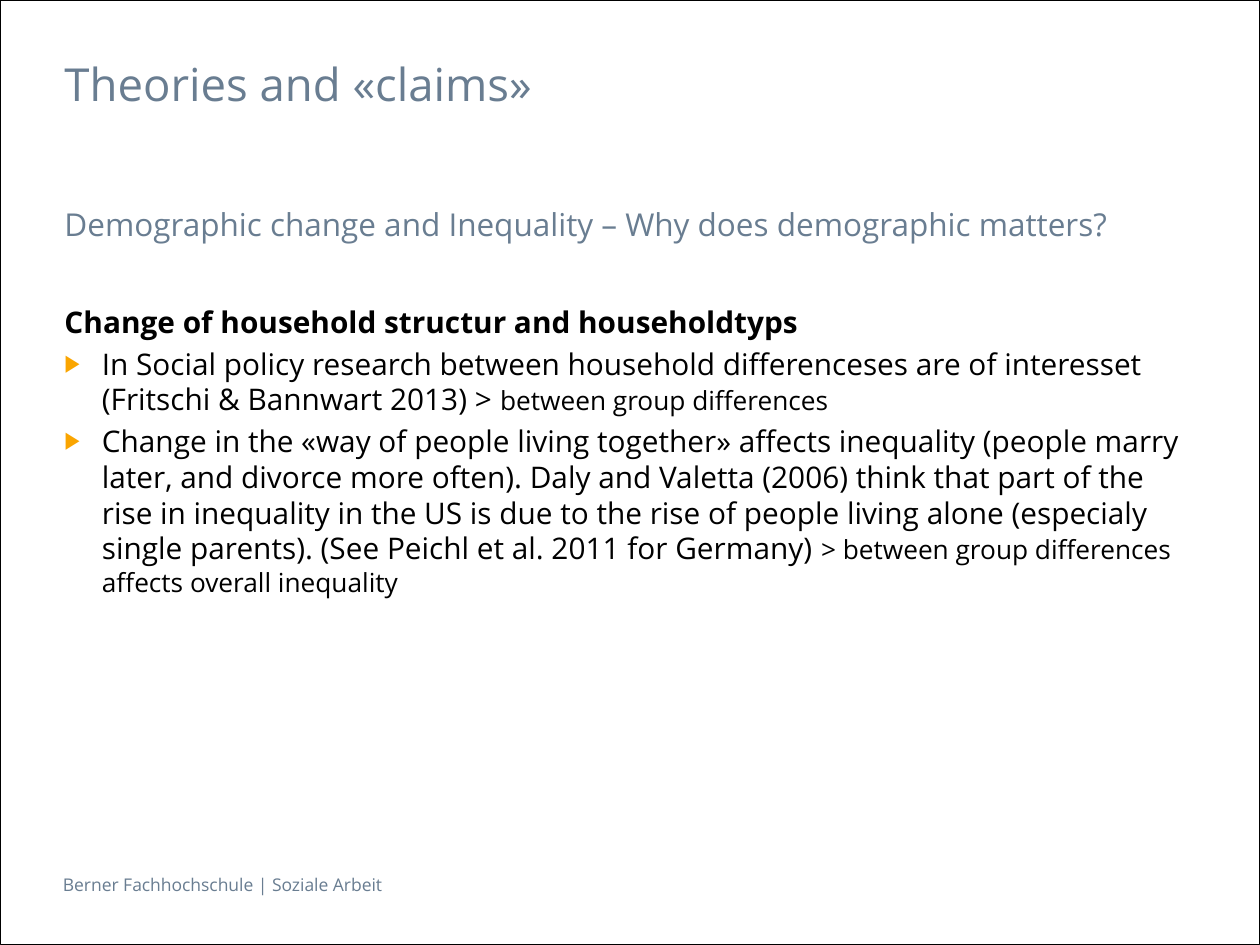
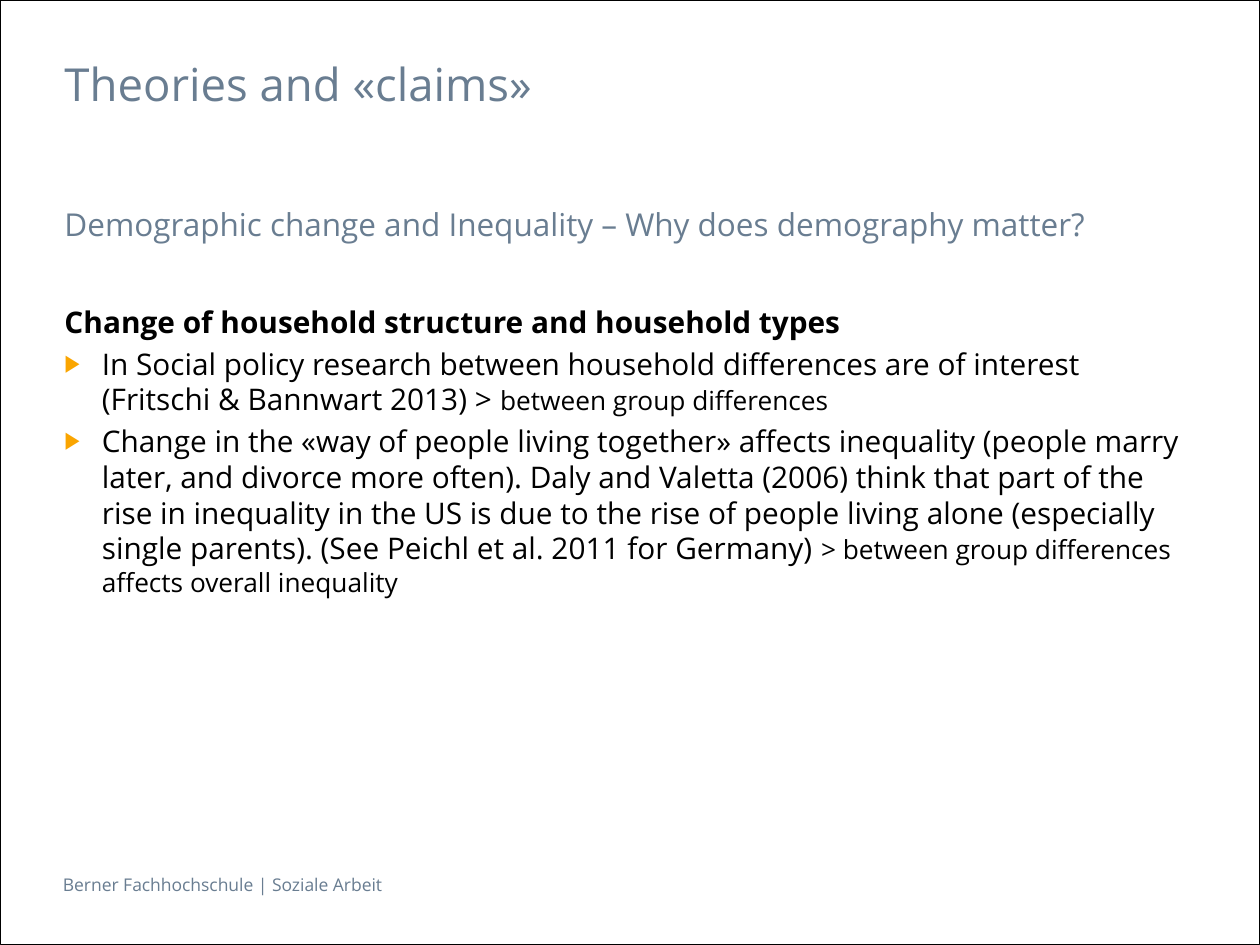
Before and after one commit to hackstutz/neuchatel, a slide deck: slide 4 of presentation/Inequality by Demographic Factors_V3.pptx. Drawn at 1260x945 pixels with LibreOffice and Linux fonts; fonts in the diff are those of the drawing. Boxes give left, top, right and bottom in pixels: in the first picture for what was removed or moved away, otherwise in the second. Text is boxed around its words. In the diff, an @@ line names an element or a change of style, - is before the commit and + after.

```diff
--- a/presentation/Inequality by Demographic Factors_V3.pptx
+++ b/presentation/Inequality by Demographic Factors_V3.pptx
@@ text at [64, 212, 1085, 244]: text changed @@
-Demographic change and Inequality – Why does demographic matters?
+Demographic change and Inequality – Why does demography matter?
@@ text at [64, 310, 1179, 599]: text changed @@
-Change of household structur and householdtyps
-▶ In Social policy research between household differenceses are of interesset (Fritschi & Bannwart 2013) > between group differences
-▶ Change in the «way of people living together» affects inequality (people marry later, and divorce more often). Daly and Valetta (2006) think that part of the rise in inequality in the US is due to the rise of people living alone (especialy single parents). (See Peichl et al. 2011 for Germany) > between group differences affects overall inequality
+Change of household structure and household types
+▶ In Social policy research between household differences are of interest (Fritschi & Bannwart 2013) > between group differences
+▶ Change in the «way of people living together» affects inequality (people marry later, and divorce more often). Daly and Valetta (2006) think that part of the rise in inequality in the US is due to the rise of people living alone (especially single parents). (See Peichl et al. 2011 for Germany) > between group differences affects overall inequality
```
Also in this commit, not shown: 12 other slides changed, 8 other files.
